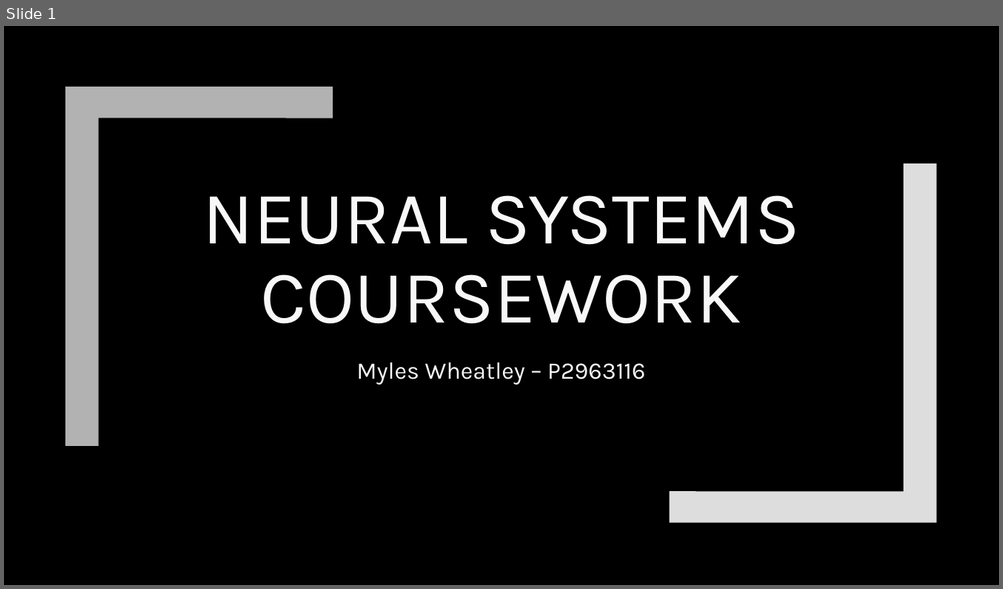
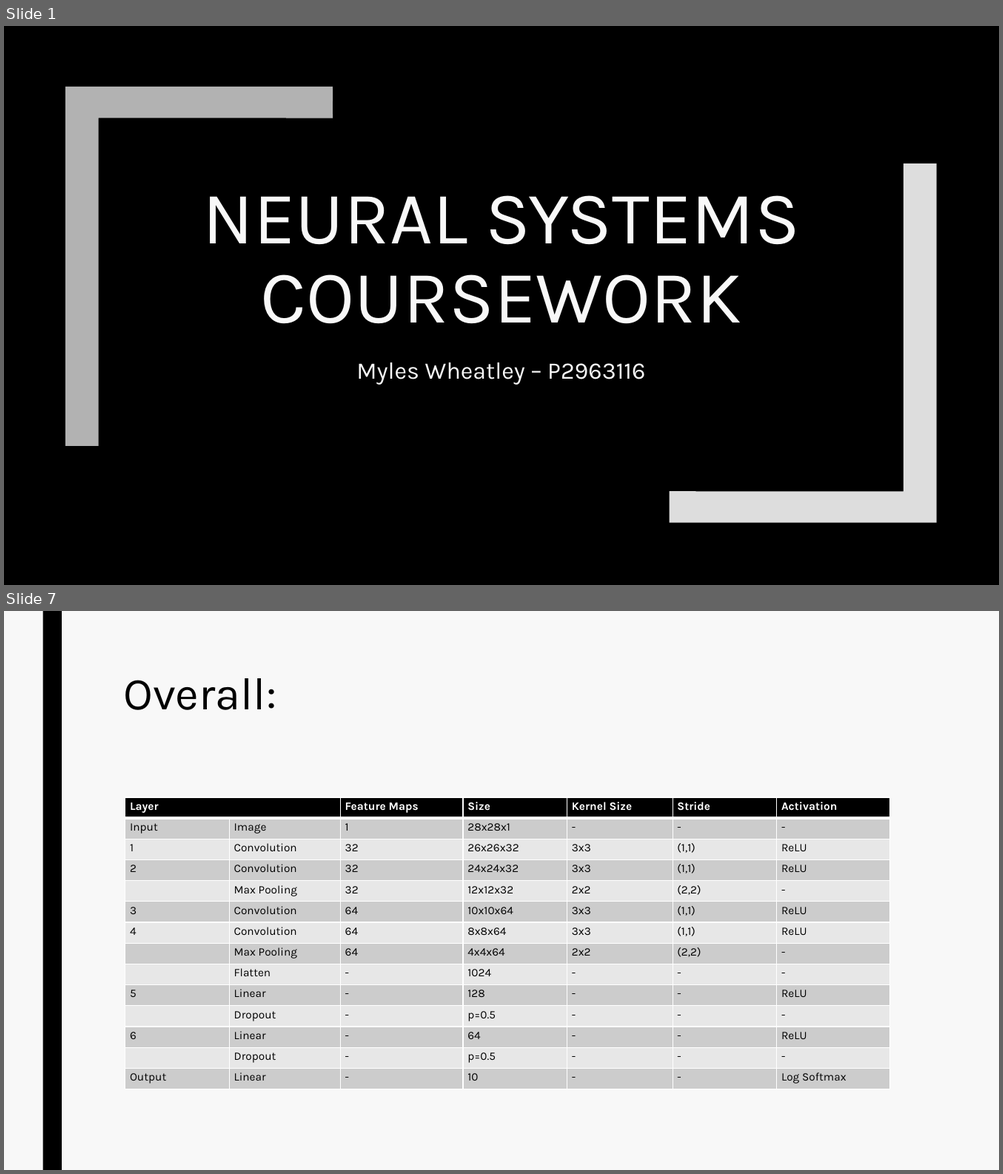
Before and after one commit to amjvl-git/csip-5103-coursework-2025-miloshkii, a slide deck: P2963116/P2963116_ppt.pptx. Shown one above the other, each under a label of ours: slide 1 before the commit, slides 1 and 7 after it; the slides between them are not shown. The pictures are 1003x589 and 1003x1174 pixels, drawn with LibreOffice and Linux fonts; fonts in the diff are those of the drawing. Boxes give left, top, right and bottom in pixels: in the first picture for what was removed or moved away, otherwise in the second. Text is boxed around its words. In the diff, an @@ line names an element or a change of style, - is before the commit and + after.

```diff
--- a/P2963116/P2963116_ppt.pptx
+++ b/P2963116/P2963116_ppt.pptx
@@ slide 7 added at [4,611,999,1170], background #F8F8F8 @@
@@ rectangle added at [42,611,62,1170], fill #000000 @@
@@ title added at [123,678,276,710], 44 pt, text #000000 @@
+Overall:
@@ table added at [125,797,888,1090], 14 rows, 7 columns @@
+Layer |  | Feature Maps | Size | Kernel Size | Stride | Activation
+Input | Image | 1 | 28x28x1 | - | - | -
+1 | Convolution | 32 | 26x26x32 | 3x3 | (1,1) | ReLU
+2 | Convolution | 32 | 24x24x32 | 3x3 | (1,1) | ReLU
+ | Max Pooling | 32 | 12x12x32 | 2x2 | (2,2) | -
+3 | Convolution | 64 | 10x10x64 | 3x3 | (1,1) | ReLU
+4 | Convolution | 64 | 8x8x64 | 3x3 | (1,1) | ReLU
+ | Max Pooling | 64 | 4x4x64 | 2x2 | (2,2) | -
+ | Flatten | - | 1024 | - | - | -
+5 | Linear | - | 128 | - | - | ReLU
+ | Dropout | - | p=0.5 | - | - | -
+6 | Linear | - | 64 | - | - | ReLU
+ | Dropout | - | p=0.5 | - | - | -
+Output | Linear | - | 10 | - | - | Log Softmax
```
Also in this commit, not shown: 4 slides changed, 6 other slides added, 4 slides removed.
